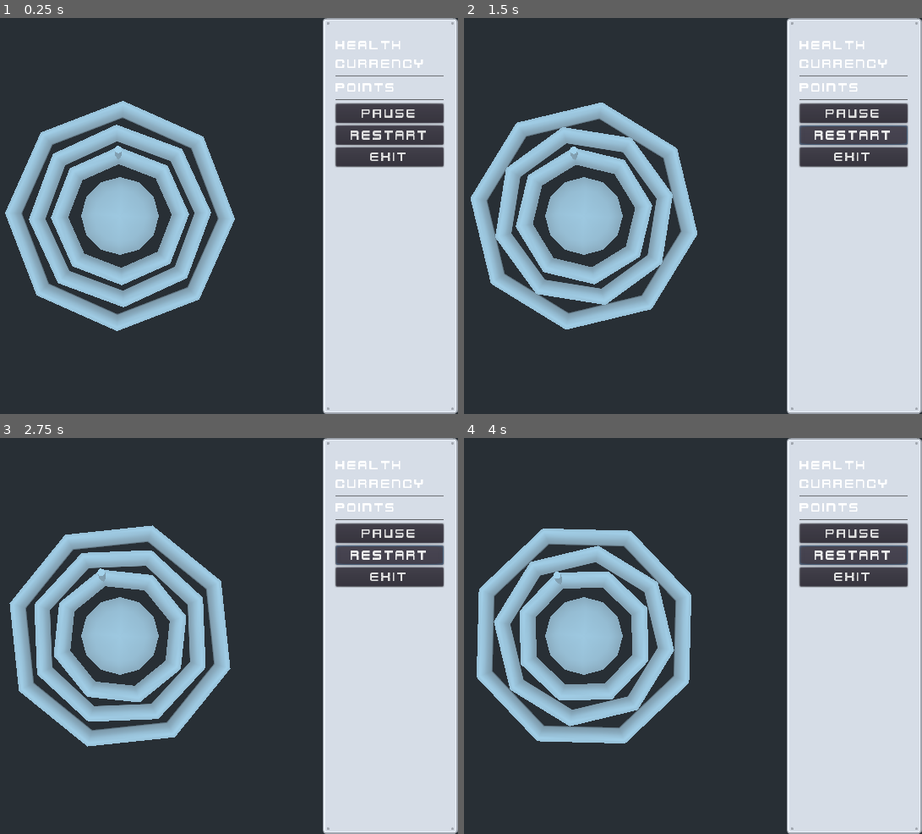
Above: before the commit, frames 1-4 (two rows, left to right).
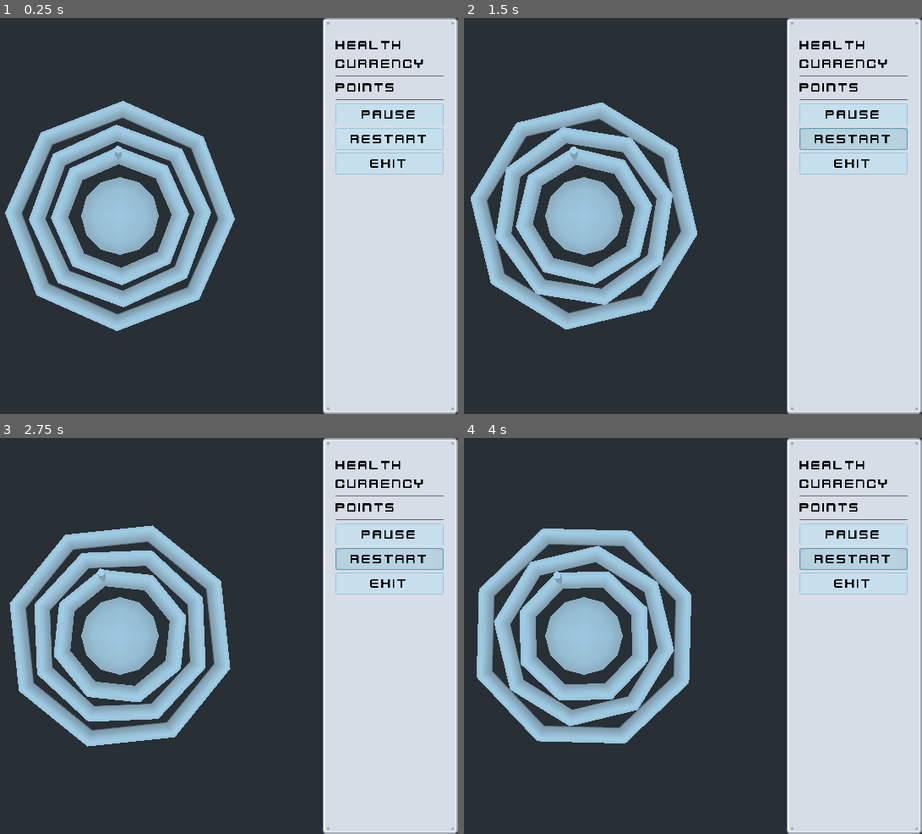
Above: after the commit, the same moments.

Repository: Wrzlprnft/ProtectPortPolyPls
Game: Godot game, scene res://scenes/Main.tscn
Same seed, same stepped clock (60 frames per second), same inputs: the game is played once before the commit and once after it.
Inputs:
- Up to frame 1 (0.25 s): no input
- Up to frame 2 (1.5 s): click "Restart" at 0.5 s; click "Restart" at 1.25 s
- Up to frame 3 (2.75 s): click "Restart" at 2 s
- Up to frame 4 (4 s): no input

The runs differ from the first frame. In frame 1, 4.5% of the frame differs, in the area x 73-98%, y 5-40%; in frame 2, 4.4%; in frame 3, 4.4%; in frame 4, 4.4%.

Commit message:
skinned GUI Buttons&Labels

Diff:
--- a/assets/Theme.tres
+++ b/assets/Theme.tres
@@ -1,6 +1,33 @@
-[gd_resource type="Theme" load_steps=3 format=2]
+[gd_resource type="Theme" load_steps=7 format=2]
 
 [ext_resource path="res://assets/fonts/kenvector_future.ttf" type="DynamicFontData" id=1]
+[ext_resource path="res://assets/ui/glassPanel.png" type="Texture" id=2]
+
+[sub_resource type="StyleBoxTexture" id=4]
+texture = ExtResource( 2 )
+region_rect = Rect2( 0, 0, 100, 100 )
+margin_left = 5.0
+margin_right = 5.0
+margin_top = 5.0
+margin_bottom = 5.0
+modulate_color = Color( 0.6972, 0.83, 0.83, 1 )
+
+[sub_resource type="StyleBoxTexture" id=2]
+texture = ExtResource( 2 )
+region_rect = Rect2( 0, 0, 100, 100 )
+margin_left = 5.0
+margin_right = 5.0
+margin_top = 5.0
+margin_bottom = 5.0
+
+[sub_resource type="StyleBoxTexture" id=3]
+texture = ExtResource( 2 )
+region_rect = Rect2( 0, 0, 100, 100 )
+margin_left = 5.0
+margin_right = 5.0
+margin_top = 5.0
+margin_bottom = 5.0
+modulate_color = Color( 0.380392, 0.647059, 0.647059, 1 )
 
 [sub_resource type="DynamicFont" id=1]
 size = 20
@@ -8,3 +35,31 @@
 
 [resource]
 default_font = SubResource( 1 )
+Button/colors/font_color = Color( 0, 0, 0, 1 )
+Button/colors/font_color_disabled = Color( 0.9, 0.9, 0.9, 0.2 )
+Button/colors/font_color_hover = Color( 0, 0, 0, 1 )
+Button/colors/font_color_pressed = Color( 0, 0, 0, 1 )
+Button/constants/hseparation = 2
+Button/fonts/font = null
+Button/styles/disabled = null
+Button/styles/focus = null
+Button/styles/hover = SubResource( 4 )
+Button/styles/normal = SubResource( 2 )
+Button/styles/pressed = SubResource( 3 )
+RichTextLabel/colors/default_color = Color( 0, 0, 0, 1 )
+RichTextLabel/colors/font_color_selected = Color( 0.49, 0.49, 0.49, 1 )
+RichTextLabel/colors/font_color_shadow = Color( 0, 0, 0, 0 )
+RichTextLabel/colors/selection_color = Color( 0.1, 0.1, 1, 0.8 )
+RichTextLabel/constants/line_separation = 1
+RichTextLabel/constants/shadow_as_outline = 0
+RichTextLabel/constants/shadow_offset_x = 1
+RichTextLabel/constants/shadow_offset_y = 1
+RichTextLabel/constants/table_hseparation = 3
+RichTextLabel/constants/table_vseparation = 3
+RichTextLabel/fonts/bold_font = null
+RichTextLabel/fonts/bold_italics_font = null
+RichTextLabel/fonts/italics_font = null
+RichTextLabel/fonts/mono_font = null
+RichTextLabel/fonts/normal_font = null
+RichTextLabel/styles/focus = null
+RichTextLabel/styles/normal = null
--- a/scenes/Main.tscn
+++ b/scenes/Main.tscn
@@ -138,17 +138,17 @@
 [node name="Button" type="Button" parent="CanvasLayer/NinePatchRect/VBoxContainer"]
 margin_top = 100.0
 margin_right = 163.0
-margin_bottom = 129.0
+margin_bottom = 133.0
 text = "Pause"
 
 [node name="Button3" type="Button" parent="CanvasLayer/NinePatchRect/VBoxContainer"]
-margin_top = 133.0
+margin_top = 137.0
 margin_right = 163.0
-margin_bottom = 162.0
+margin_bottom = 170.0
 text = "Restart"
 
 [node name="Button2" type="Button" parent="CanvasLayer/NinePatchRect/VBoxContainer"]
-margin_top = 166.0
+margin_top = 174.0
 margin_right = 163.0
-margin_bottom = 195.0
+margin_bottom = 207.0
 text = "Exit"
Binary file added: assets/ui/glassPanel.png
Not shown, added: assets/ui/glassPanel.png.import
